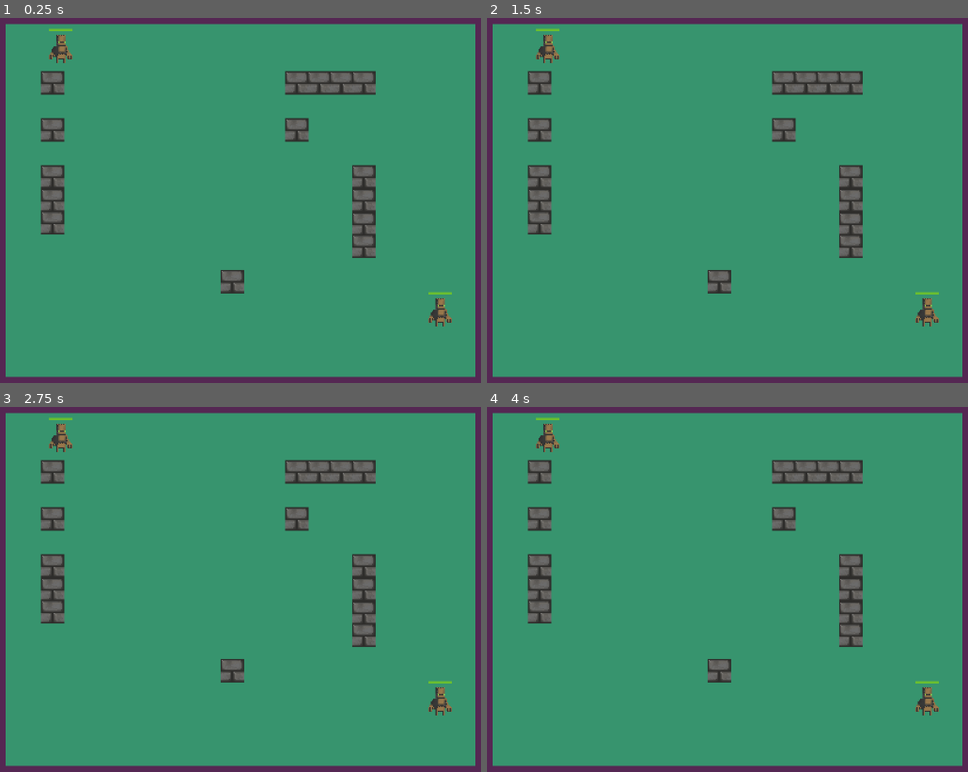
Above: before the commit, frames 1-4 (two rows, left to right).
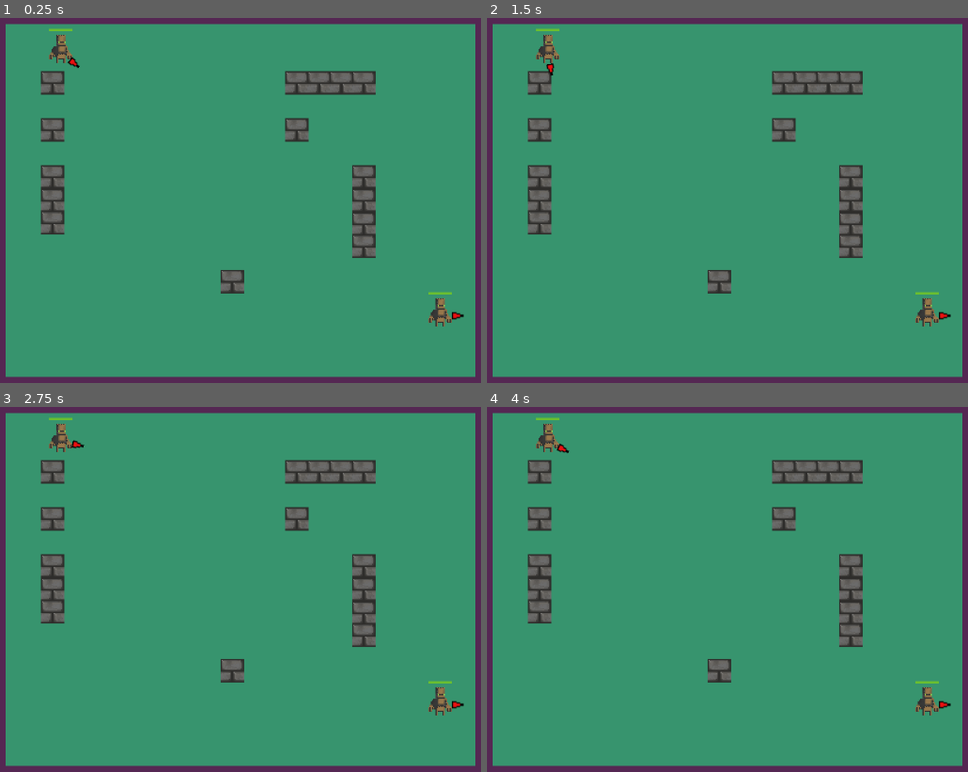
Above: after the commit, the same moments.

Repository: ossimon/Monomachia
Game: Godot game, scene res://scenes/levels/default_level/default_level.tscn
Same seed, same stepped clock (60 frames per second), same inputs: the game is played once before the commit and once after it.
Inputs (mouse positions are in pixels of both pictures, inside the frame that each line leads up to):
- Up to frame 1 (0.25 s): no input
- Up to frame 2 (1.5 s): tap Enter at 0.5 s; move the mouse to (891, 178) at 0.52 s; tap Space at 1.25 s; move the mouse to (578, 222) at 1.27 s
- Up to frame 3 (2.75 s): tap Enter at 2 s; move the mouse to (317, 494) at 2.02 s
- Up to frame 4 (4 s): tap Space at 2.75 s; move the mouse to (689, 673) at 2.77 s; tap Enter at 3.5 s; move the mouse to (953, 651) at 3.52 s

The runs differ from the first frame. In frame 1, less than 0.1% of the frame differs, in the area x 14-97%, y 10-83%; in frame 2, less than 0.1%; in frame 3, less than 0.1%; in frame 4, less than 0.1%.

Commit message:
Pad controls and aiming

Diff:
--- a/project.godot
+++ b/project.godot
@@ -60,32 +60,47 @@
 }
 p2_move_left={
 "deadzone": 0.5,
-"events": [Object(InputEventKey,"resource_local_to_scene":false,"resource_name":"","device":-1,"window_id":0,"alt_pressed":false,"shift_pressed":false,"ctrl_pressed":false,"meta_pressed":false,"pressed":false,"keycode":0,"physical_keycode":4194319,"key_label":0,"unicode":0,"echo":false,"script":null)
+"events": [Object(InputEventJoypadMotion,"resource_local_to_scene":false,"resource_name":"","device":-1,"axis":0,"axis_value":-1.0,"script":null)
 ]
 }
 p2_move_right={
 "deadzone": 0.5,
-"events": [Object(InputEventKey,"resource_local_to_scene":false,"resource_name":"","device":-1,"window_id":0,"alt_pressed":false,"shift_pressed":false,"ctrl_pressed":false,"meta_pressed":false,"pressed":false,"keycode":0,"physical_keycode":4194321,"key_label":0,"unicode":0,"echo":false,"script":null)
+"events": [Object(InputEventJoypadMotion,"resource_local_to_scene":false,"resource_name":"","device":-1,"axis":0,"axis_value":1.0,"script":null)
 ]
 }
 p2_move_up={
 "deadzone": 0.5,
-"events": [Object(InputEventKey,"resource_local_to_scene":false,"resource_name":"","device":-1,"window_id":0,"alt_pressed":false,"shift_pressed":false,"ctrl_pressed":false,"meta_pressed":false,"pressed":false,"keycode":0,"physical_keycode":4194320,"key_label":0,"unicode":0,"echo":false,"script":null)
+"events": [Object(InputEventJoypadMotion,"resource_local_to_scene":false,"resource_name":"","device":-1,"axis":1,"axis_value":-1.0,"script":null)
 ]
 }
 p2_move_down={
 "deadzone": 0.5,
-"events": [Object(InputEventKey,"resource_local_to_scene":false,"resource_name":"","device":-1,"window_id":0,"alt_pressed":false,"shift_pressed":false,"ctrl_pressed":false,"meta_pressed":false,"pressed":false,"keycode":0,"physical_keycode":4194322,"key_label":0,"unicode":0,"echo":false,"script":null)
+"events": [Object(InputEventJoypadMotion,"resource_local_to_scene":false,"resource_name":"","device":-1,"axis":1,"axis_value":1.0,"script":null)
 ]
 }
 p2_shoot={
 "deadzone": 0.5,
-"events": [Object(InputEventKey,"resource_local_to_scene":false,"resource_name":"","device":-1,"window_id":0,"alt_pressed":false,"shift_pressed":false,"ctrl_pressed":false,"meta_pressed":false,"pressed":false,"keycode":0,"physical_keycode":4194326,"key_label":0,"unicode":0,"echo":false,"script":null)
+"events": [Object(InputEventJoypadButton,"resource_local_to_scene":false,"resource_name":"","device":-1,"button_index":10,"pressure":0.0,"pressed":true,"script":null)
 ]
 }
 p2_ability={
 "deadzone": 0.5,
-"events": [Object(InputEventKey,"resource_local_to_scene":false,"resource_name":"","device":-1,"window_id":0,"alt_pressed":false,"shift_pressed":false,"ctrl_pressed":false,"meta_pressed":false,"pressed":false,"keycode":4194328,"physical_keycode":0,"key_label":0,"unicode":0,"echo":false,"script":null)
+"events": [Object(InputEventJoypadButton,"resource_local_to_scene":false,"resource_name":"","device":-1,"button_index":2,"pressure":0.0,"pressed":true,"script":null)
+]
+}
+p2_build_wall={
+"deadzone": 0.5,
+"events": [Object(InputEventJoypadButton,"resource_local_to_scene":false,"resource_name":"","device":-1,"button_index":1,"pressure":0.0,"pressed":true,"script":null)
+]
+}
+p2_aim_right={
+"deadzone": 0.5,
+"events": [Object(InputEventJoypadMotion,"resource_local_to_scene":false,"resource_name":"","device":-1,"axis":3,"axis_value":1.0,"script":null)
+]
+}
+p2_aim_down={
+"deadzone": 0.5,
+"events": [Object(InputEventJoypadMotion,"resource_local_to_scene":false,"resource_name":"","device":-1,"axis":4,"axis_value":1.0,"script":null)
 ]
 }
 
--- a/scenes/characters/Player/Player.gd
+++ b/scenes/characters/Player/Player.gd
@@ -21,11 +21,23 @@
 var can_ability: bool = true
 var can_build_wall: bool = true
 
-
 func _ready():
 	health = max_health
 	$HealthBar.max_value = max_health
 	$HealthBar.value = max_health
+
+func scope():
+	var aim_vector: Vector2 = Vector2.ZERO
+	if player_instance == 1:
+		aim_vector = get_global_mouse_position() - global_position
+	else:
+		# get right stick position
+		aim_vector = Vector2(Input.get_joy_axis(0, JOY_AXIS_RIGHT_X), Input.get_joy_axis(0, JOY_AXIS_RIGHT_Y))
+		if abs(aim_vector.x) < 0.5 and abs(aim_vector.y) < 0.5:
+			return
+
+	aim_vector = aim_vector.normalized()
+	$Scope.aim(aim_vector)
 
 
 func move():
@@ -47,12 +59,10 @@
 	move_and_slide()
 
 
-
 func shoot():
-	# if Input.is_action_just_pressed("Shoot") and can_shoot:
 	if Input.is_action_pressed("p%d_shoot" % player_instance) and can_shoot:
-		var bullet_position = position + facing_direction * 20
-		var bullet_direction = facing_direction
+		var bullet_direction = $Scope.get_aim_vec()
+		var bullet_position = position + bullet_direction * 20
 		bullet.emit(bullet_position, bullet_direction)
 
 		can_shoot = false
@@ -93,6 +103,7 @@
 
 
 func _process(_delta):
+	scope()
 	move()
 	shoot()
 	use_abilities()
--- a/scenes/characters/Player/Player.tscn
+++ b/scenes/characters/Player/Player.tscn
@@ -1,9 +1,11 @@
-[gd_scene load_steps=6 format=3 uid="uid://cmn4o8m8j7yck"]
+[gd_scene load_steps=8 format=3 uid="uid://cmn4o8m8j7yck"]
 
 [ext_resource type="Script" path="res://scenes/characters/Player/Player.gd" id="1_ib2pd"]
 [ext_resource type="Texture2D" uid="uid://bsf85boetxiqy" path="res://sprites/characters/golem/golem_idle_res.png" id="2_fmumf"]
 [ext_resource type="Texture2D" uid="uid://bn3u3q6kxhx3l" path="res://sprites/Interface/HealthDepleted.png" id="3_rvlym"]
 [ext_resource type="Texture2D" uid="uid://l0os50lp8fq4" path="res://sprites/Interface/HealthFull.png" id="4_o0lre"]
+[ext_resource type="PackedScene" uid="uid://d0r6h3qh3ync8" path="res://scenes/characters/Scope/scope.tscn" id="5_3fl8l"]
+[ext_resource type="Script" path="res://scenes/characters/Scope/scope.gd" id="6_mu57u"]
 
 [sub_resource type="CapsuleShape2D" id="CapsuleShape2D_t3hjr"]
 radius = 7.0
@@ -36,6 +38,9 @@
 
 [node name="WallTimer" type="Timer" parent="."]
 
+[node name="Scope" parent="." instance=ExtResource("5_3fl8l")]
+script = ExtResource("6_mu57u")
+
 [connection signal="timeout" from="ShootingTimer" to="." method="_on_shooting_cooldown"]
 [connection signal="timeout" from="AbilityTimer" to="." method="_on_ability_timer_timeout"]
 [connection signal="timeout" from="WallTimer" to="." method="_on_wall_timer_timeout"]
--- /dev/null
+++ b/scenes/characters/Scope/scope.gd
@@ -0,0 +1,17 @@
+extends Marker2D
+
+var aim_vec: Vector2 = Vector2(1, 0)
+var dist_from_the_player: int = 15
+
+func _ready():
+	set_position(aim_vec * dist_from_the_player)
+
+
+func aim(new_aim_vec: Vector2):
+	aim_vec = new_aim_vec
+	set_position(aim_vec * dist_from_the_player)
+	rotation = aim_vec.angle()
+
+
+func get_aim_vec():
+	return aim_vec
--- /dev/null
+++ b/scenes/characters/Scope/scope.tscn
@@ -0,0 +1,8 @@
+[gd_scene load_steps=2 format=3 uid="uid://d0r6h3qh3ync8"]
+
+[ext_resource type="Texture2D" uid="uid://djokcxm3udunk" path="res://sprites/abilities/Scope.png" id="1_htjk3"]
+
+[node name="Scope" type="Marker2D"]
+
+[node name="Sprite2D" type="Sprite2D" parent="."]
+texture = ExtResource("1_htjk3")
Binary file added: sprites/abilities/Scope.png
Not shown, added: sprites/abilities/Scope.png.import
